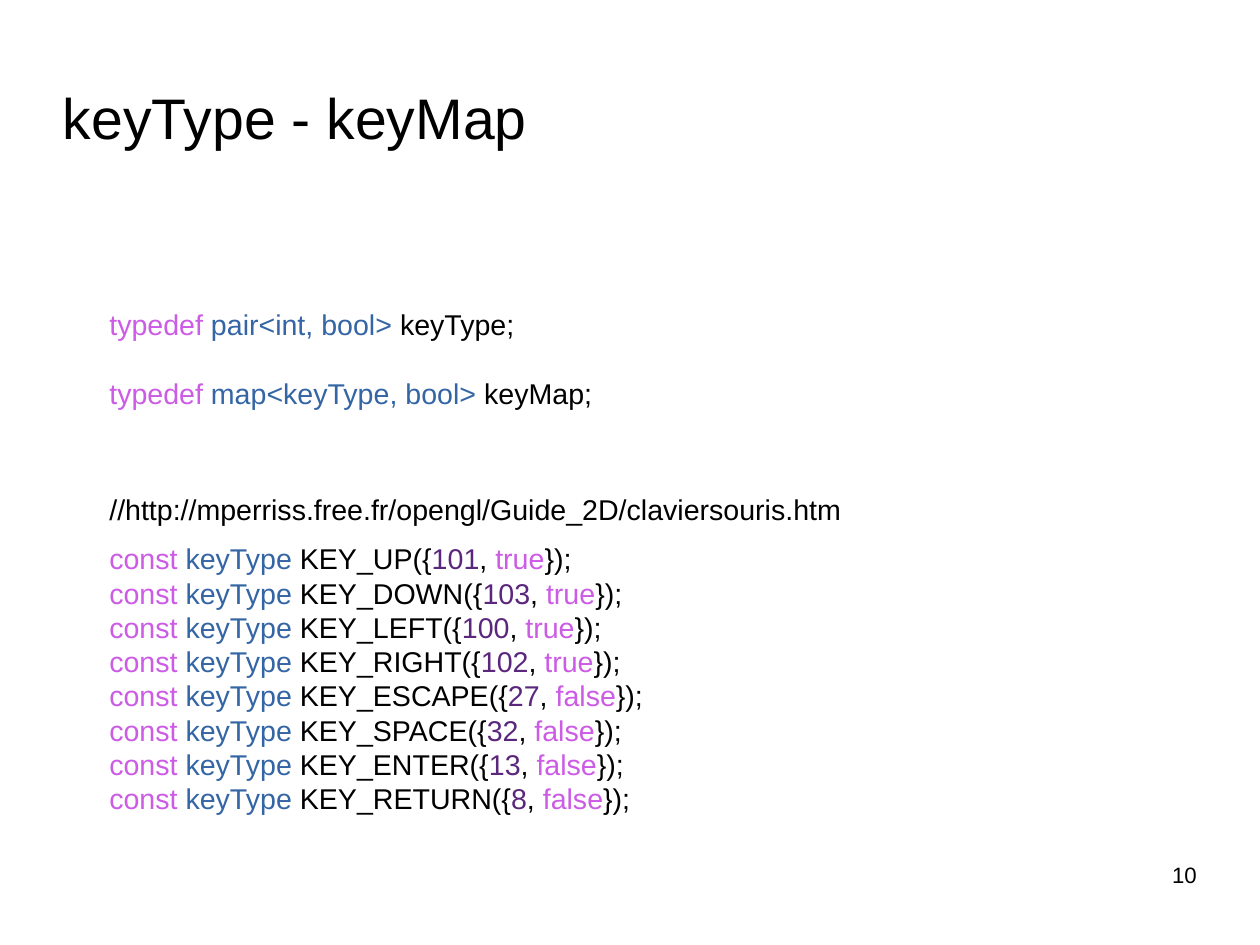
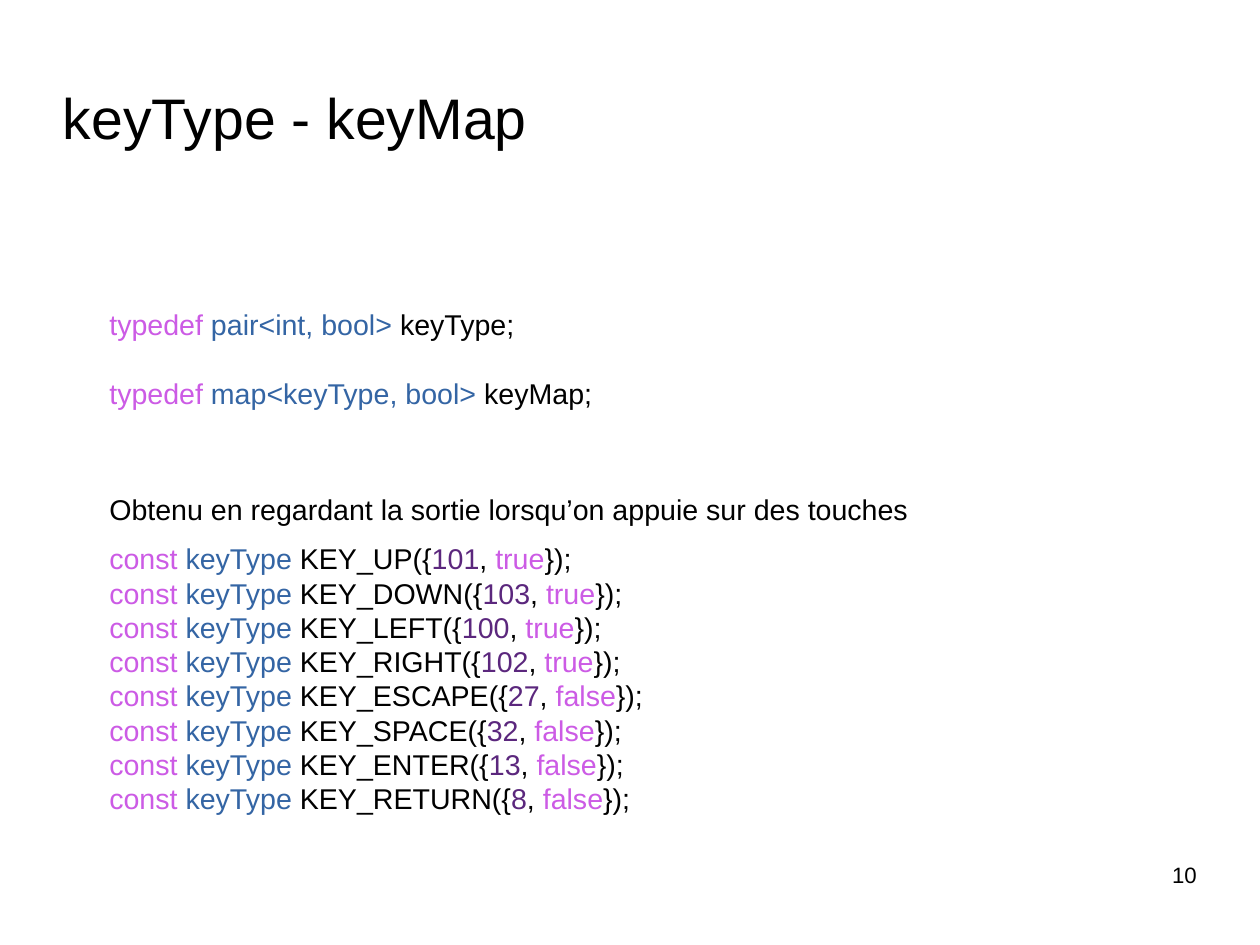
Before and after one commit to nponsard/G2_G4_Bennacer_Lesbros_MathieuDrif_Ponsard_Tritz, a slide deck: slide 10 of docs/Presentation.odp. Drawn at 1260x945 pixels with LibreOffice and Linux fonts; fonts in the diff are those of the drawing; background and template pictures are left out. Boxes give left, top, right and bottom in pixels: in the first picture for what was removed or moved away, otherwise in the second. Text is boxed around its words. In the diff, an @@ line names an element or a change of style, - is before the commit and + after.

```diff
--- a/docs/Presentation.odp
+++ b/docs/Presentation.odp
@@ text at (109,499,908,525): text changed @@
-//http://mperriss.free.fr/opengl/Guide_2D/claviersouris.htm
+Obtenu en regardant la sortie lorsqu’on appuie sur des touches
```
Also in this commit, not shown: 1 other file.
